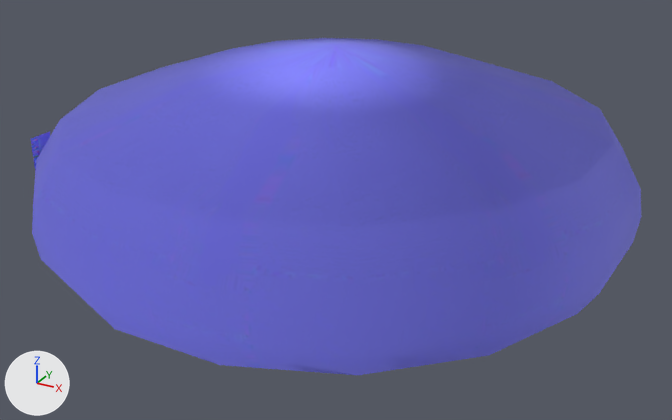
What one commit did to the glTF model assets/models/env/mdickie/world/ht3/Interior.glb.
Both versions are drawn from a 50 mm lens placed at (104.8, -189.9, 92.8), pointed at (3.7, -6.0, 0.8). Every picture has the same lights, and +X, +Y and +Z are marked at lower left. The picture after the commit comes second. Vertices at exactly the same position are counted once.

The first picture shows 'Interior'.
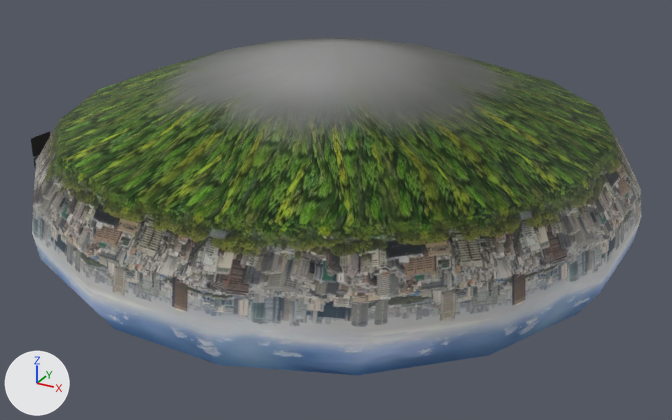
Where the change shows, as pixel boxes [x1, y1, x2, y2] in the pictures (672 x 420 px):
'Interior', surface changed: [31, 38, 642, 375] in both
part 1 of me_mesh_0, recoloured: [32, 38, 642, 375] in both
part 2 of me_mesh_0, recoloured (blue to black): [31, 132, 50, 171] in both

The change, as a list of edits to the scene's bpy script:
```text
Change mat_material_9:
    mat_material_9.texture: img_image_9 -> img_image_8
Change me_mesh_0:
    where me_mesh_0.from_pydata(...)  # 4888 vertices, 7830 faces; spans x -72.4..72.4, y -72.4..72.4, z -6.4..40.2
    used by ob_interior; location = (0.0, 0.0, 0.0)
    me_mesh_0 part 1: 176 faces spanning x -72.4..72.4, y -72.4..72.4, z -6.4..40.2 switch from mat_material_9 (picture img_image_9) to mat_material_5 (picture img_image_5)
    me_mesh_0 part 2: 84 faces spanning x -63.2..-8.7, y -37.9..42.9, z 0.3..20.7 switch from mat_material_10 (picture img_image_10) to mat_material_6 (picture img_image_6)
    remove me_mesh_0.materials.append(mat_material_12)  # light grey #cbcbce
    remove me_mesh_0.materials.append(mat_material_13)  # picture img_image_12
    remove me_mesh_0.materials.append(mat_material_14)  # picture img_image_13
    remove me_mesh_0.materials.append(mat_material_15)  # picture img_image_14
    remove me_mesh_0.materials.append(mat_material_16)  # picture img_image_15
    remove me_mesh_0.materials.append(mat_material_17)  # picture img_image_16
```
